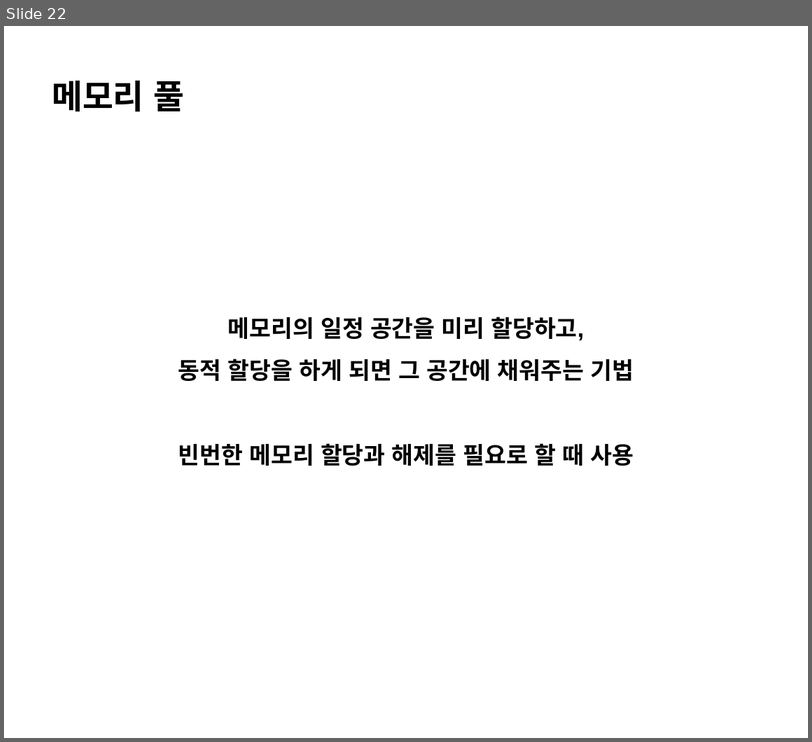
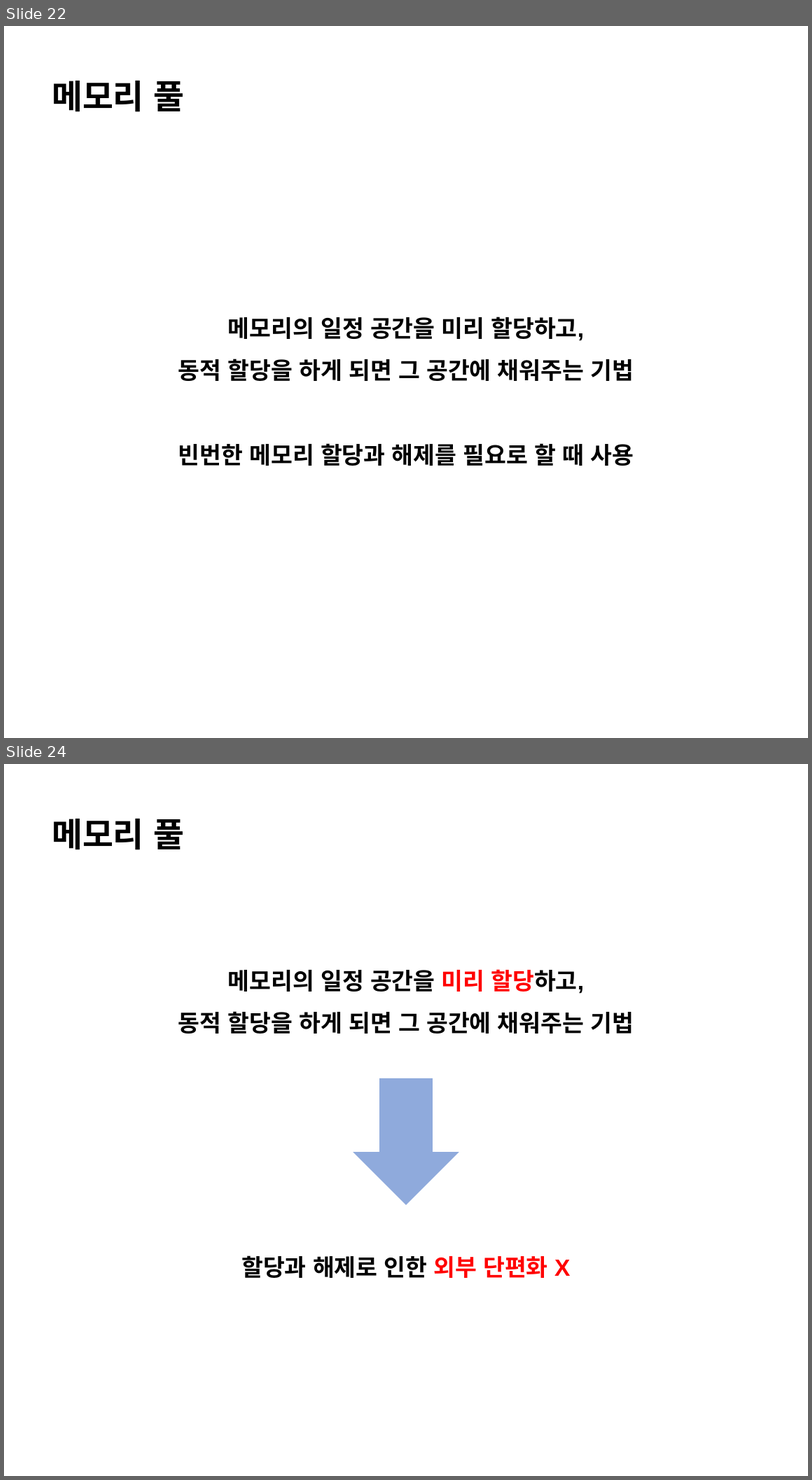
Before and after one commit to ChoSooMin/CS-Study, a slide deck: OS/Day 12_Memory Fragmentation Solution.pptx. Shown one above the other, each under a label of ours: slide 22 before the commit, slides 22 and 24 after it; the slides between them are not shown. The pictures are 812x742 and 812x1480 pixels, drawn with LibreOffice and Linux fonts; fonts in the diff are those of the drawing. Boxes give left, top, right and bottom in pixels: in the first picture for what was removed or moved away, otherwise in the second. Text is boxed around its words. In the diff, an @@ line names an element or a change of style, - is before the commit and + after.

Commit message:
[OS] 메모리 단편화 해결법

```diff
--- a/OS/Day 12_Memory Fragmentation Solution.pptx
+++ b/OS/Day 12_Memory Fragmentation Solution.pptx
@@ slide 24 added at box(4, 764, 808, 1476), background #FFFFFF @@
@@ text added at box(52, 819, 184, 850), 40 pt, text #000000, bold @@
+메모리 풀
@@ text added at box(178, 969, 633, 1034), 28 pt, text #000000, bold @@
+메모리의 일정 공간을 미리 할당하고,
+동적 할당을 하게 되면 그 공간에 채워주는 기법
@@ down arrow added at box(353, 1078, 459, 1205), fill #8FAADC @@
@@ text added at box(241, 1255, 570, 1278), 28 pt, text #000000, bold @@
+할당과 해제로 인한 외부 단편화 X
```
Also in this commit, not shown: 5 other slides added.
